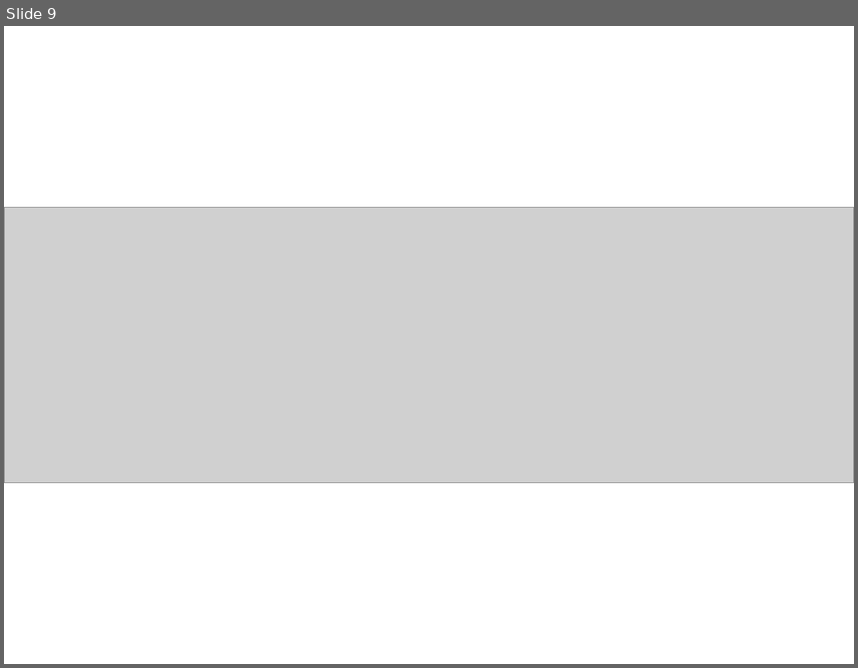
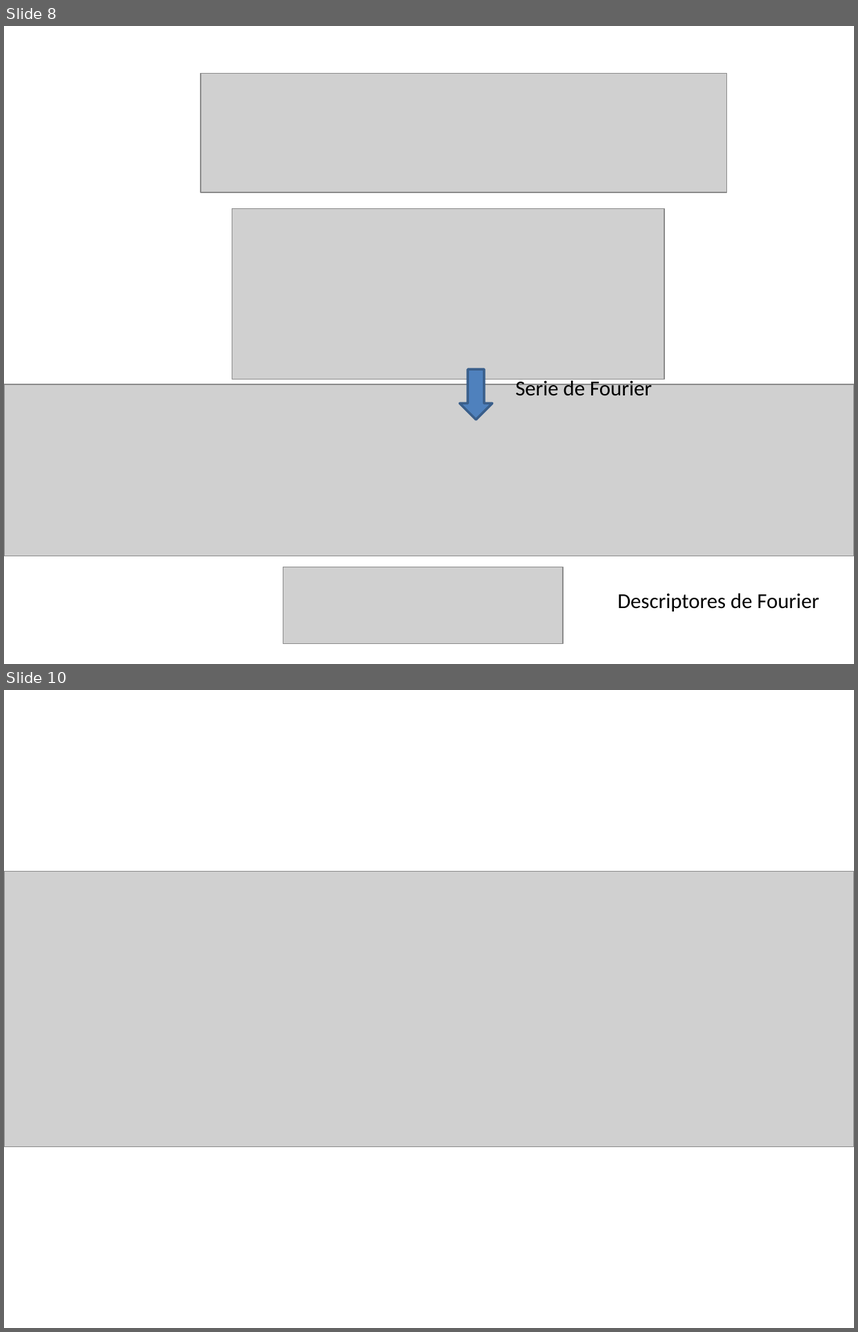
Before and after one commit to domingomery/patrones, a slide deck: clases/Cap02_Extraccion_de_Caracteristicas/presentations/PAT02_DescriptoresFourier.pptx. Shown one above the other, each under a label of ours: slide 9 before the commit, slides 8 and 10 after it; the slides between them are not shown. The pictures are 858x668 and 858x1332 pixels, drawn with LibreOffice and Linux fonts; fonts in the diff are those of the drawing; grey boxes stand for pictures. Boxes give left, top, right and bottom in pixels: in the first picture for what was removed or moved away, otherwise in the second. Text is boxed around its words. In the diff, an @@ line names an element or a change of style, - is before the commit and + after.

```diff
--- a/clases/Cap02_Extraccion_de_Caracteristicas/presentations/PAT02_DescriptoresFourier.pptx
+++ b/clases/Cap02_Extraccion_de_Caracteristicas/presentations/PAT02_DescriptoresFourier.pptx
@@ slide 8 added at box(4, 26, 854, 664), background #FFFFFF @@
@@ picture added at box(201, 73, 726, 192) @@
@@ picture added at box(232, 209, 664, 379) @@
@@ down arrow added at box(459, 368, 492, 419), fill #4F81BD, outline #3A5F8C 2 pt @@
@@ picture added at box(4, 384, 854, 555) @@
@@ text added at box(515, 379, 652, 396), 18 pt, text #000000 @@
+Serie de Fourier
@@ picture added at box(283, 567, 562, 643) @@
@@ text added at box(617, 592, 820, 611), 18 pt, text #000000 @@
+Descriptores de Fourier
@@ what was slide 9 is now slide 10 @@
```
Also in this commit, not shown: 1 slide changed, 3 other slides added, 3 slides removed.
